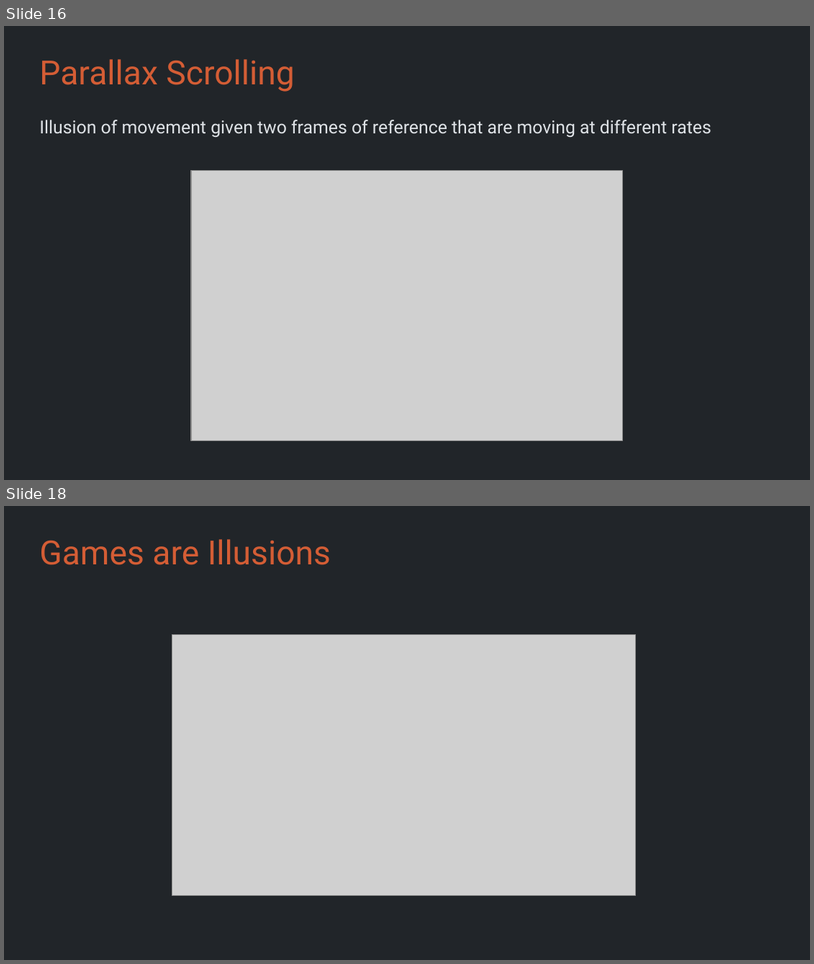
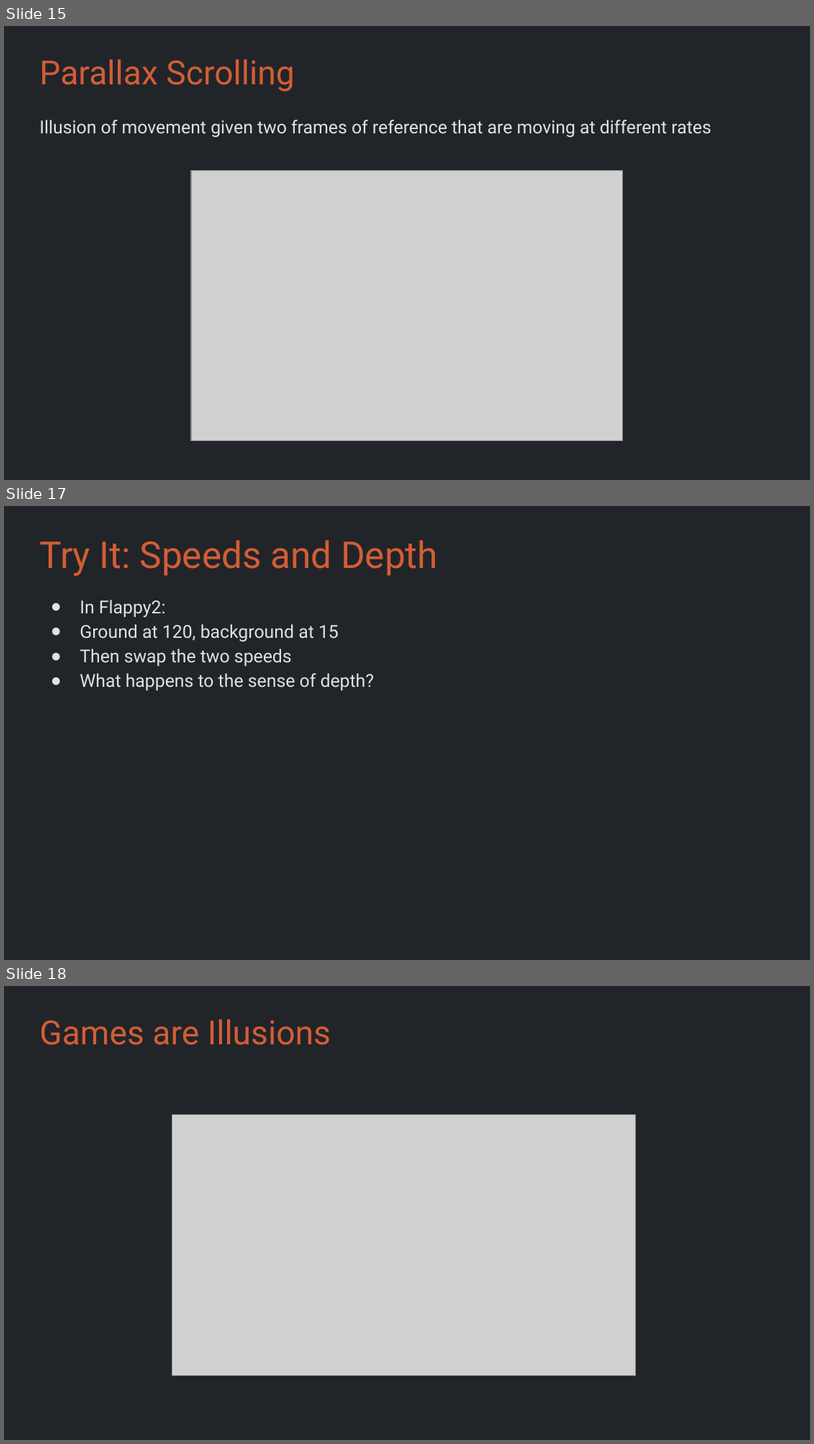
Before and after one commit to Metamate/gar, a slide deck: slides/02 Flappy Bird.pptx. Shown one above the other, each under a label of ours: slides 16 and 18 before the commit, slides 15, 17 and 18 after it; the slides between them are not shown. The pictures are 814x964 and 814x1444 pixels, drawn with LibreOffice and Linux fonts; fonts in the diff are those of the drawing; grey boxes stand for pictures. Boxes give left, top, right and bottom in pixels: in the first picture for what was removed or moved away, otherwise in the second. Text is boxed around its words. In the diff, an @@ line names an element or a change of style, - is before the commit and + after.

```diff
--- a/slides/02 Flappy Bird.pptx
+++ b/slides/02 Flappy Bird.pptx
@@ slide 17 added at (4, 506, 810, 960), background #212529 @@
@@ title added at (39, 540, 438, 576), 33 pt, text #D45D35 @@
+Try It: Speeds and Depth
@@ text added at (80, 600, 375, 690), 16 pt, text #DEE2E6 @@
+● In Flappy2:
+● Ground at 120, background at 15
+● Then swap the two speeds
+● What happens to the sense of depth?
@@ what was slide 16 is now slide 15 @@
```
Also in this commit, not shown: 6 slides changed, 2 other slides added, 3 slides removed, 25 other files.
